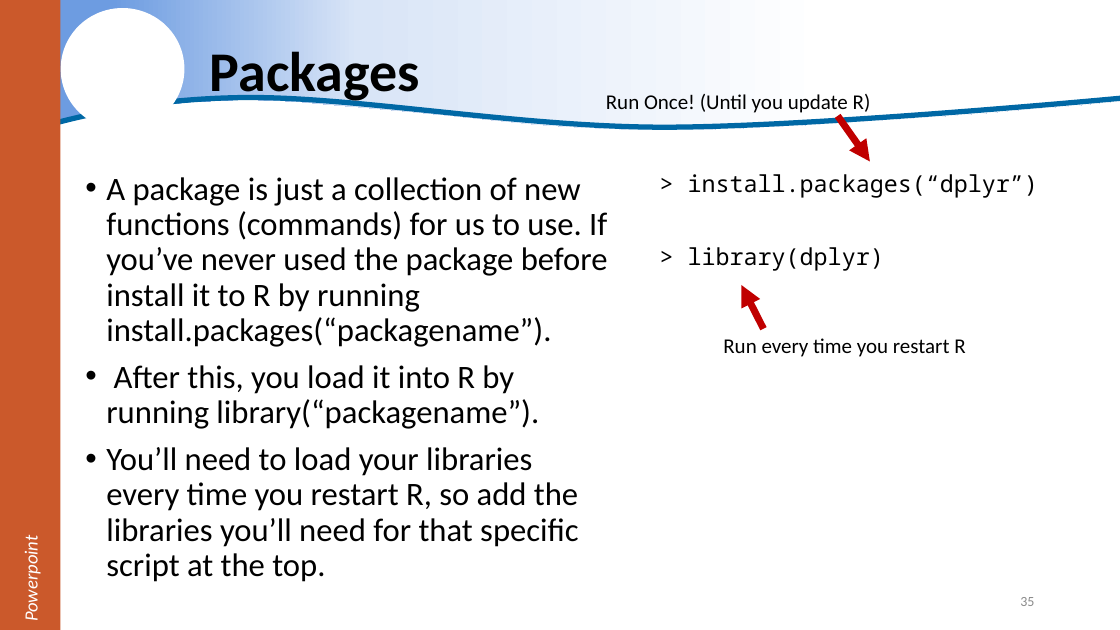
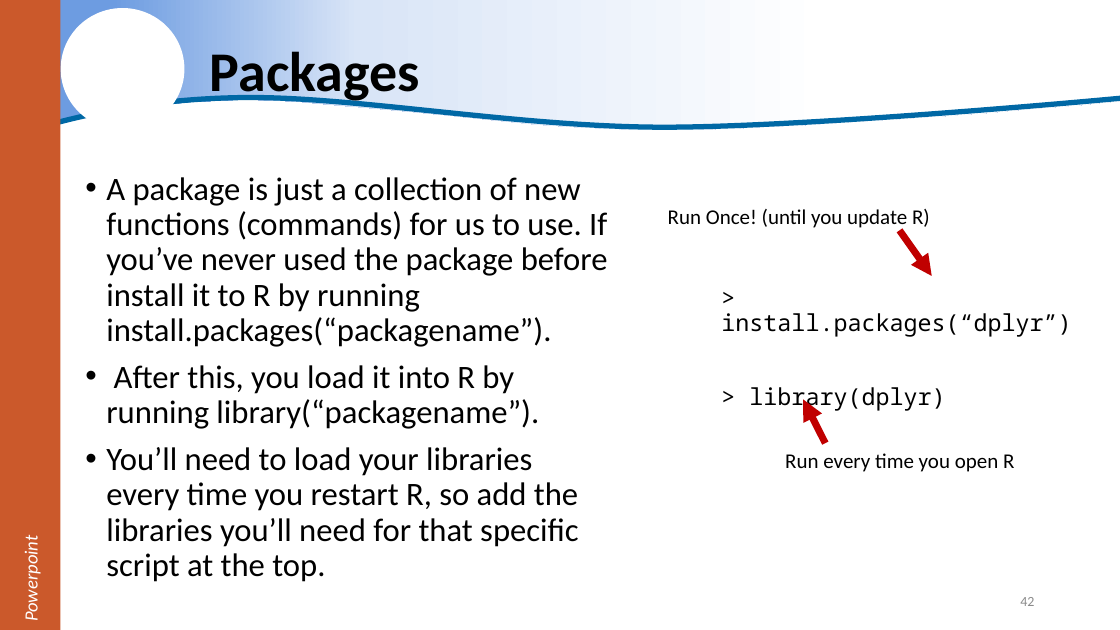
Before and after one commit to justinpriest/R_Intro_ADFG, a slide deck: slide 42 of The Basics of R.pptx (slide 35 before the commit). Drawn at 1120x630 pixels with LibreOffice and Linux fonts; fonts in the diff are those of the drawing; background and template pictures are left out. Boxes give left, top, right and bottom in pixels: in the first picture for what was removed or moved away, otherwise in the second. Text is boxed around its words. In the diff, an @@ line names an element or a change of style, - is before the commit and + after.

```diff
--- a/The Basics of R.pptx
+++ b/The Basics of R.pptx
@@ text at (668, 209, 930, 230): text changed @@
-Run Once! (Until you update R)
+Run Once! (until you update R)
@@ arrow moved from (838, 116) - (870, 161) to (900, 230) - (932, 276) @@
@@ text "> install.packages(“dplyr”)": place and size @@
-text "> install.packages(“dplyr”)" at (688, 174, 1038, 271)
+text "> install.packages(“dplyr”)" at (721, 313, 1071, 411)
@@ arrow moved from (764, 329) - (742, 285) to (826, 444) - (803, 400) @@
@@ text at (785, 453, 1014, 472): text changed @@
-Run every time you restart R
+Run every time you open R
@@ page number at (1020, 597, 1034, 606): text changed @@
-35
+42
```
Also in this commit, not shown: 17 other slides changed, 20 slides added, 7 slides removed, 6 other files.
